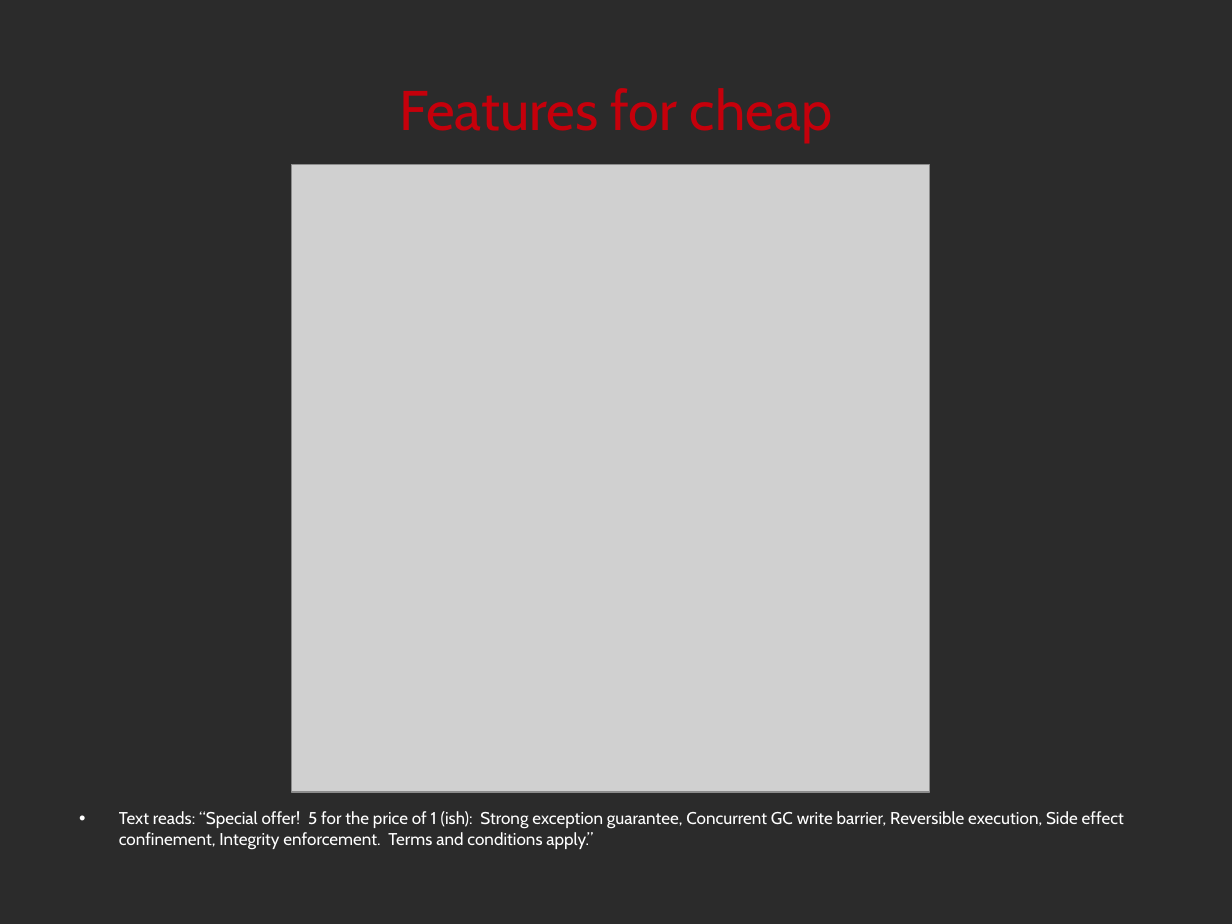
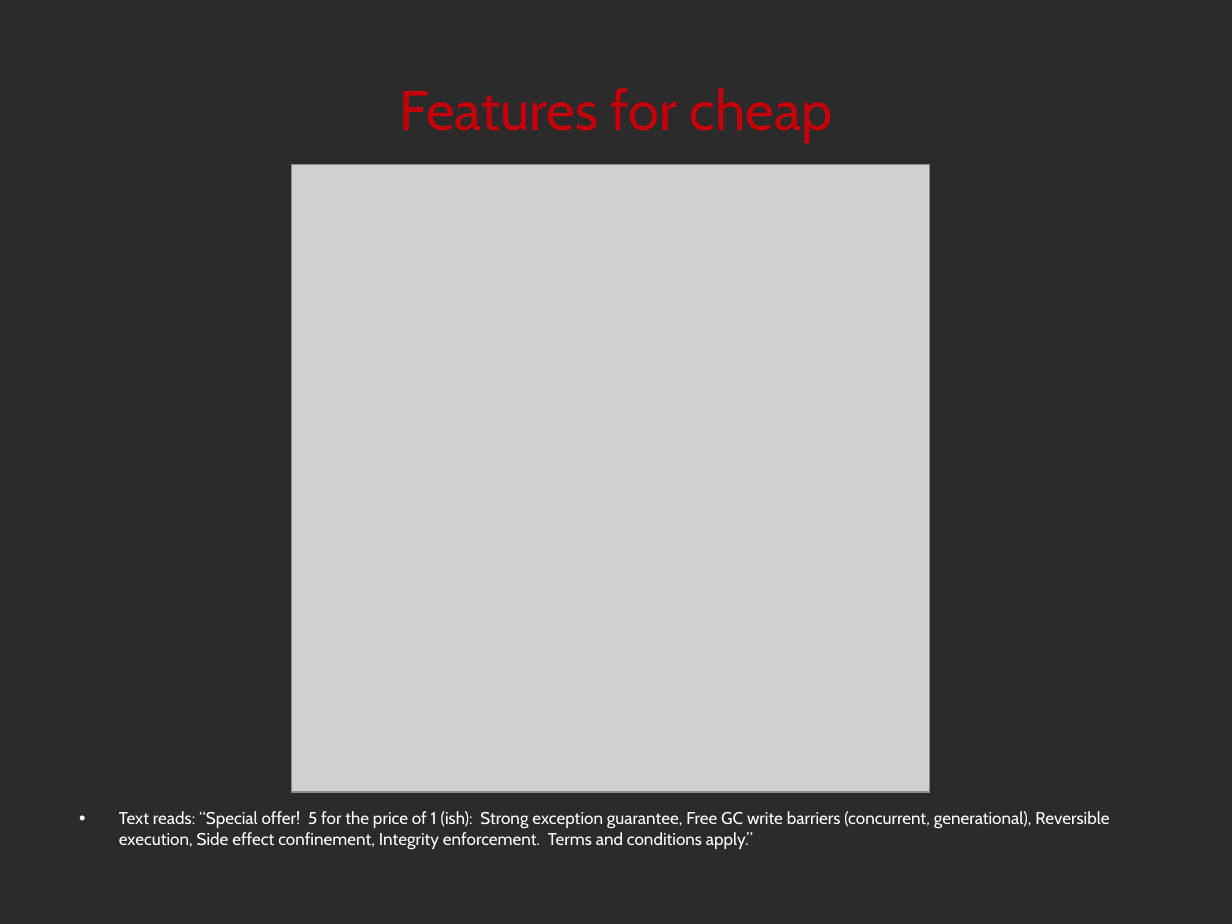
Before and after one commit to noether-lang/noether, a slide deck: slide 20 of doc/presentations/StrangeLoop2014/handling.odp. Drawn at 1232x924 pixels with LibreOffice and Linux fonts; fonts in the diff are those of the drawing; grey boxes stand for pictures; background and template pictures are left out; a plain dark background stands for a picture behind light text. Boxes give left, top, right and bottom in pixels: in the first picture for what was removed or moved away, otherwise in the second. Text is boxed around its words. In the diff, an @@ line names an element or a change of style, - is before the commit and + after.

Commit message:
Update error handling talk slides (minor corrections, and an important correction to the discussion of concurrent GC optimizations).

```diff
--- a/doc/presentations/StrangeLoop2014/handling.odp
+++ b/doc/presentations/StrangeLoop2014/handling.odp
@@ text at (119, 811, 1109, 850): text changed @@
-• Text reads: “Special offer! 5 for the price of 1 (ish): Strong exception guarantee, Concurrent GC write barrier, Reversible execution, Side effect confinement, Integrity enforcement. Terms and conditions apply.”
+• Text reads: “Special offer! 5 for the price of 1 (ish): Strong exception guarantee, Free GC write barriers (concurrent, generational), Reversible execution, Side effect confinement, Integrity enforcement. Terms and conditions apply.”
```
Also in this commit, not shown: 21 other slides changed, 1 slide added, 2 other files.
